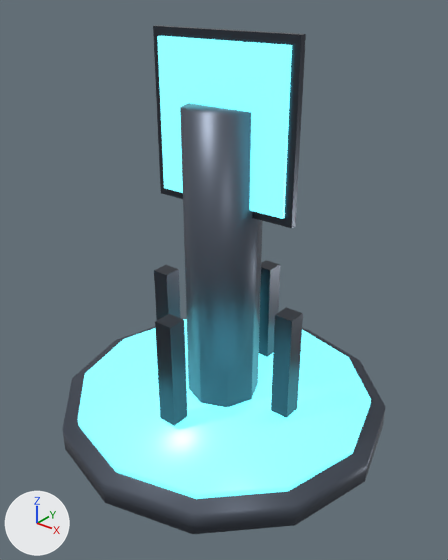
An edit to the Blender file assets/source/obj_zone_marker.blend, drawn before and after from the same camera.
Both versions are drawn from a camera (50 mm lens) standing at (2.22, -2.77, 2.74) and looking at (0.06, -0.07, 1.07). Lighting does not change. The marker at lower left points along +X, +Y and +Z. The first picture is the older version.

The scene before the commit, as lines of its bpy script (objects in view):
```python
mat_ns_body_dark = principled_material('ns_body_dark')
mat_ns_body_dark.base_color = (0.11, 0.13, 0.17)  # greyish blue #5d6573
mat_ns_body_dark.metallic = 0.66
mat_ns_body_dark.roughness = 0.42
mat_ns_team = principled_material('ns_team')
mat_ns_team.base_color = (0.15, 0.55, 0.68)  # cyan #6cc4d7
mat_ns_team.metallic = 0.4
mat_ns_team.roughness = 0.36
mat_ns_team.emission_color = (0.17, 0.91, 1.0)  # cyan #73f5ff
mat_ns_team.emission_strength = 1.4
mat_ns_trim = principled_material('ns_trim')
mat_ns_trim.base_color = (0.06, 0.07, 0.09)  # greyish blue #454b55
mat_ns_trim.metallic = 0.85
mat_ns_trim.roughness = 0.28
me_obj_zone_marker_mesh = bpy.data.meshes.new('obj_zone_marker_mesh')
me_obj_zone_marker_mesh.from_pydata(...)  # 112 vertices, 74 faces; spans x -1.1..1.1, y -1.1..1.1, z 0.0..2.5
# faces by material slot: [24, 20, 30]
me_obj_zone_marker_mesh.materials.append(mat_ns_body_dark)  # greyish blue #5d6573
me_obj_zone_marker_mesh.materials.append(mat_ns_team)  # cyan #6cc4d7, glowing cyan #73f5ff
me_obj_zone_marker_mesh.materials.append(mat_ns_trim)  # greyish blue #454b55
ob_obj_zone_marker = bpy.data.objects.new('obj_zone_marker', me_obj_zone_marker_mesh)
ob_obj_zone_marker.location = (0.0, 0.0, 0.0)
```
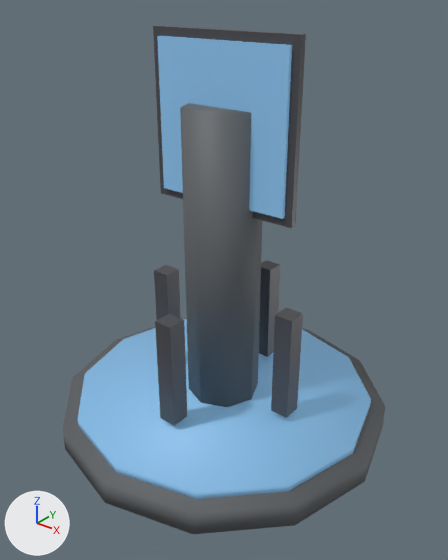
Scene script edits in JSON lines:
```json
{"op": "set", "path": "mat_ns_body_dark.metallic", "old": "0.66", "new": "0.18"}
{"op": "set", "path": "mat_ns_body_dark.roughness", "old": "0.42", "new": "0.62"}
{"op": "set", "path": "mat_ns_team.base_color", "old": "(0.15, 0.55, 0.68)", "new": "(0.2, 0.42, 0.66)", "note": "cyan #6cc4d7 -> blue #7cadd4"}
{"op": "set", "path": "mat_ns_team.metallic", "old": "0.4", "new": "0.05"}
{"op": "set", "path": "mat_ns_team.roughness", "old": "0.36", "new": "0.58"}
{"op": "set", "path": "mat_ns_team.emission_color", "old": "(0.17, 0.91, 1.0)", "new": "(0.2, 0.42, 0.66)", "note": "cyan #73f5ff -> blue #7cadd4"}
{"op": "set", "path": "mat_ns_team.emission_strength", "old": "1.4", "new": "0.25"}
{"op": "set", "path": "mat_ns_trim.base_color", "old": "(0.06, 0.07, 0.09)", "new": "(0.09, 0.09, 0.1)", "note": "greyish blue #454b55 -> dark grey #555559"}
{"op": "set", "path": "mat_ns_trim.metallic", "old": "0.85", "new": "0.3"}
{"op": "set", "path": "mat_ns_trim.roughness", "old": "0.28", "new": "0.44"}
```

Boxes [x1, y1, x2, y2] around the edits, measured in the pictures (448 x 560 px):
```json
{"object": "obj_zone_marker", "change": "surface changed, recoloured", "before": [62, 26, 385, 534], "after": [62, 26, 385, 534]}
```
